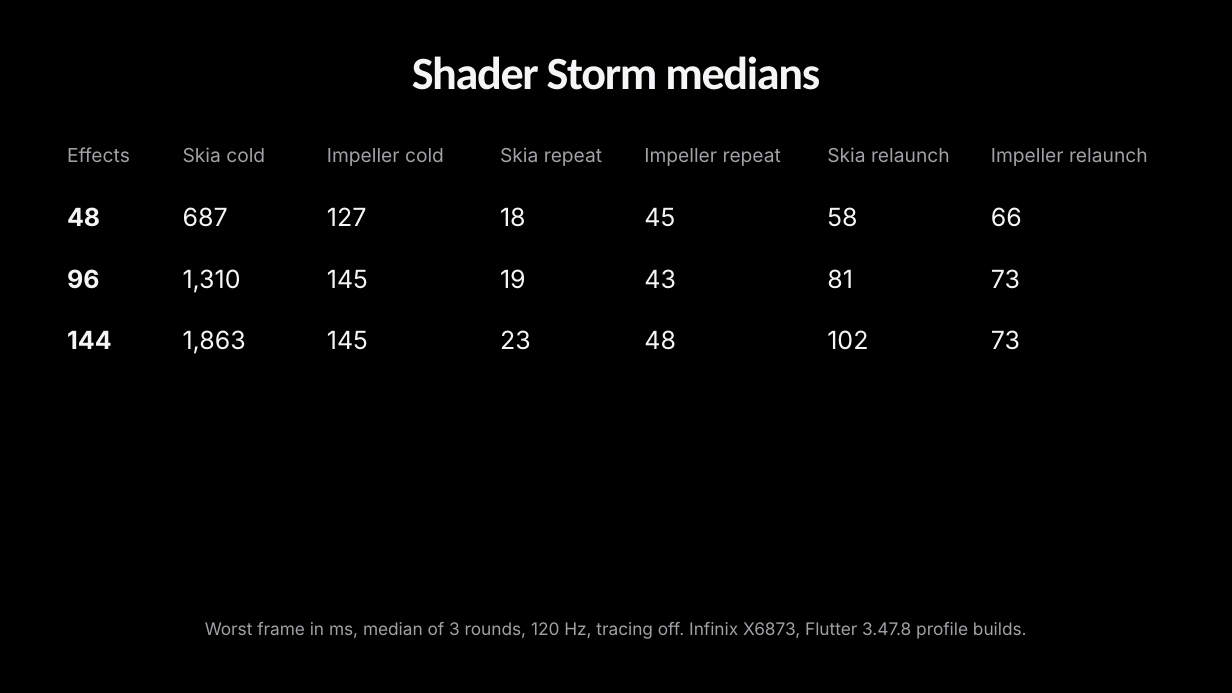
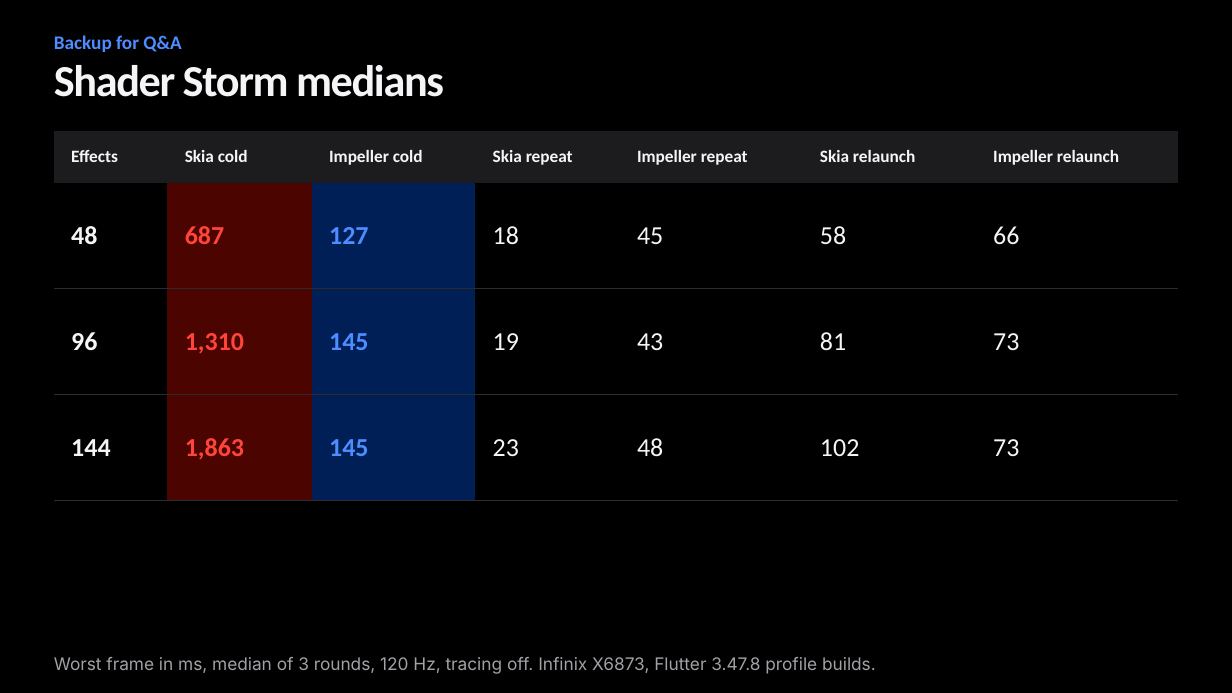
Before and after one commit to cm-collins/fluttercon-demo-app, a slide deck: slide 33 of docs/talk/slides/beyond-skia-dark.pptx (slide 49 before the commit). Drawn at 1232x693 pixels with LibreOffice and Linux fonts; fonts in the diff are those of the drawing; background and template pictures are left out. Boxes give left, top, right and bottom in pixels: in the first picture for what was removed or moved away, otherwise in the second. Text is boxed around its words. In the diff, an @@ line names an element or a change of style, - is before the commit and + after.

```diff
--- a/docs/talk/slides/beyond-skia-dark.pptx
+++ b/docs/talk/slides/beyond-skia-dark.pptx
@@ title "Shader Storm medians": place and size @@
-title "Shader Storm medians" at <box>412,56,820,90</box>
+title "Shader Storm medians" at <box>54,65,444,97</box>
@@ title "Shader Storm medians" at <box>54,65,444,97</box>: size 36 to 34.5 pt, letter spacing -1.1 to -1 pt; alignment centre to left; line spacing 1.02 to 0.96 @@
@@ text added at <box>54,35,181,52</box>, 15 pt, text #4D8DFF, bold @@
+Backup for Q&A
@@ table at <box>54,131,1178,501</box> @@
@@ fill none to #1C1C1E in row 1 @@
@@ fill none to #4B0400 in 3 cells @@
@@ fill none to #001F56 in 3 cells @@
@@ size 15 to 13.5 pt, text colour #A1A1A6 to #F5F5F7 in "Effects", "Skia cold", "Impeller cold", "Skia repeat" and 3 more places @@
@@ font Inter to Calibri @@
@@ bold on in "Effects", "Skia cold", "Impeller cold", "Skia repeat" and 9 more places @@
@@ size 19.5 to 20.2 pt in "48", "687", "127", "18" and 17 more places @@
@@ text colour #F5F5F7 to #FF453A in "687", "1,310", "1,863" @@
@@ text colour #F5F5F7 to #4D8DFF in "127", "145", "145" @@
@@ line spacing 1 to 0.96 @@
@@ borders changed @@
@@ table: place and size @@
-table at <box>57,125,1174,372</box>
+table at <box>54,131,1178,501</box>
@@ text "Worst frame in ms, median ...": place and size @@
-text "Worst frame in ms, median ..." at <box>205,622,1027,639</box>
+text "Worst frame in ms, median ..." at <box>54,657,876,674</box>
@@ text "Worst frame in ms, median ..." at <box>54,657,876,674</box>: alignment centre to left; line spacing 1.1 to 1; vertical alignment top to middle @@
```
Also in this commit, not shown: 14 other slides changed, 19 slides added, 35 slides removed, 51 other files.
